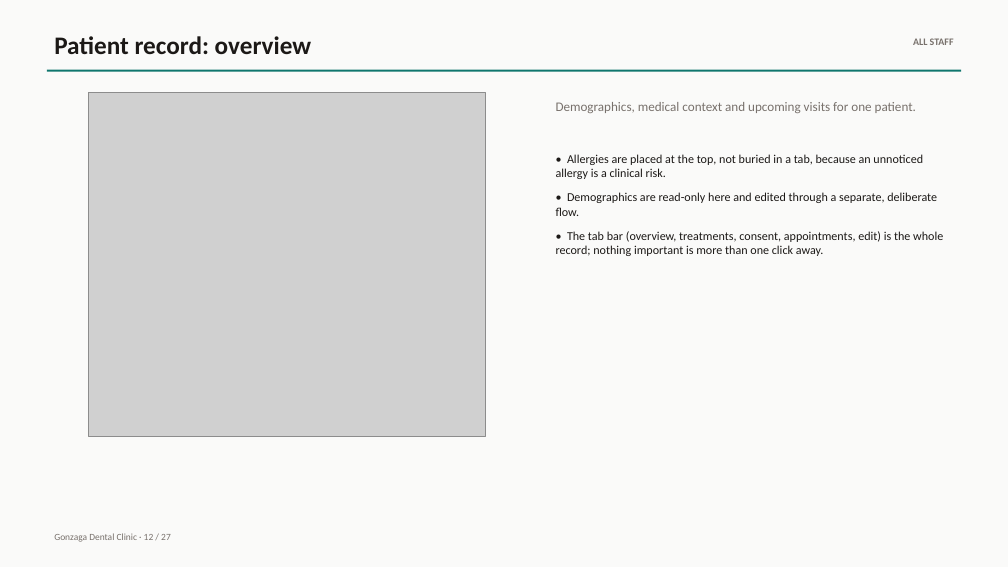
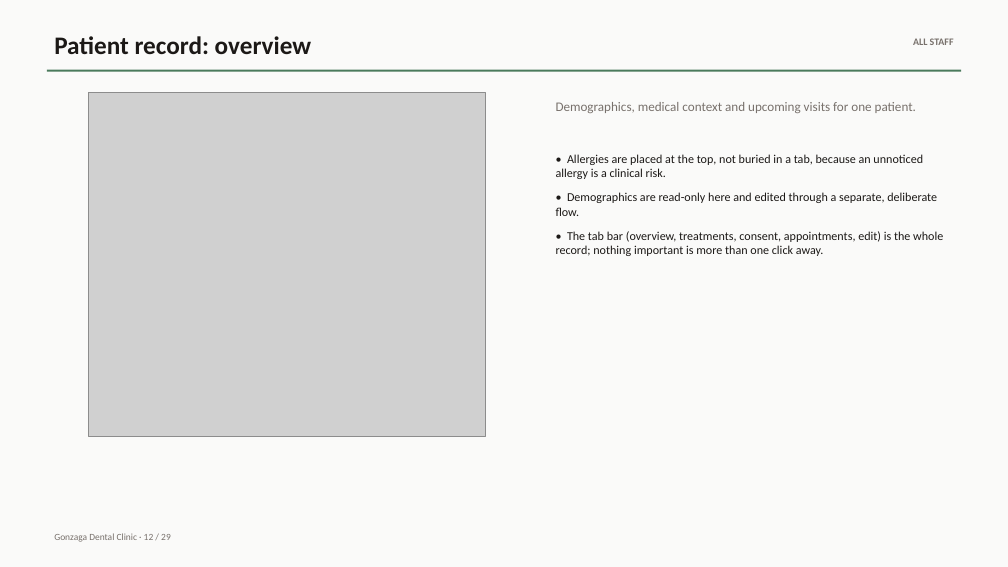
Before and after one commit to fritzmichael1-2/gonzaga-dental-clinic-system, a slide deck: slide 12 of docs/GDCMAS-Project-Walkthrough.pptx. Drawn at 1008x567 pixels with LibreOffice and Linux fonts; fonts in the diff are those of the drawing; grey boxes stand for pictures. Boxes give left, top, right and bottom in pixels: in the first picture for what was removed or moved away, otherwise in the second. Text is boxed around its words. In the diff, an @@ line names an element or a change of style, - is before the commit and + after.

```diff
--- a/docs/GDCMAS-Project-Walkthrough.pptx
+++ b/docs/GDCMAS-Project-Walkthrough.pptx
@@ rectangle at [47,70,961,72]: fill #0F766E to #4A7A5C @@
```
Also in this commit, not shown: 26 other slides changed, 2 slides added, 28 other files.
